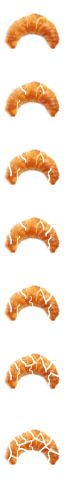
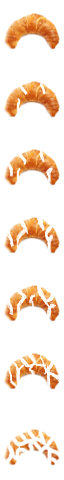
Layer changes from the first 64 × 480 image to the second:
painted on "Laag 1" (2nd of 7, in "broken_1") over (6, 430, 60, 465)
painted on "Laag 1" (3rd of 7, in "broken_2") over (8, 353, 60, 387)
painted on "Laag 1" (4th of 7, in "broken_3") over (6, 285, 56, 318)
painted on "Laag 1" (5th of 7, in "broken_4") over (7, 218, 53, 252)
painted on "Laag 1" (6th of 7, in "broken_5") over (9, 150, 53, 183)
painted on "Laag 1" (7th of 7, in "broken_6") over (17, 83, 46, 112)
